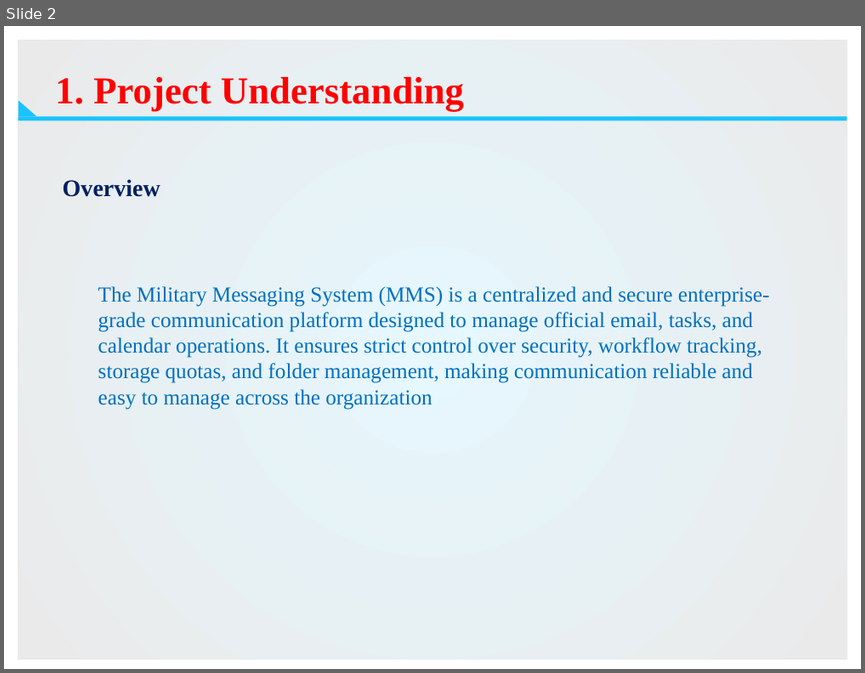
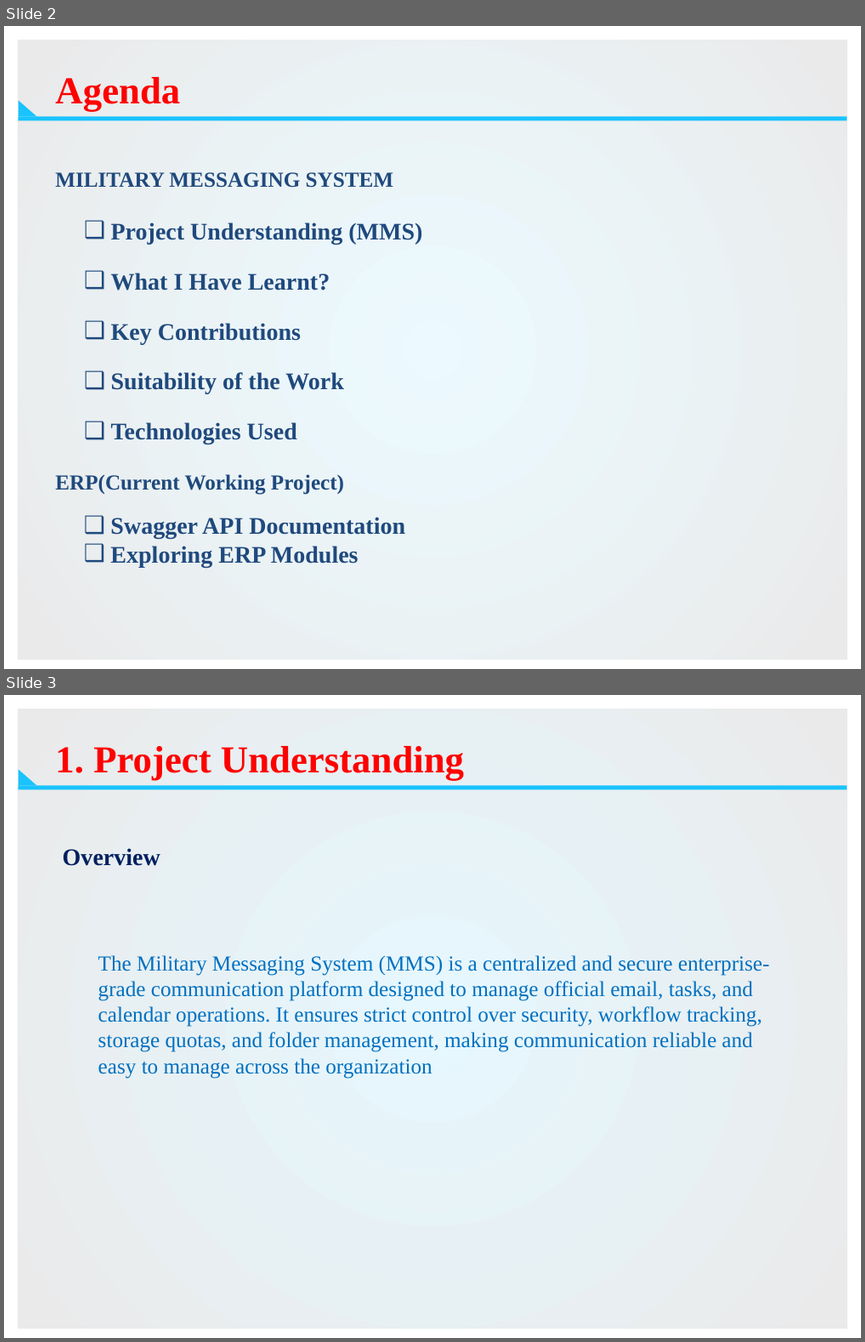
Before and after one commit to ushalaji0505/ERP-API-DOC, a slide deck: mms-bel.pptx. Shown one above the other, each under a label of ours: slide 2 before the commit, slides 2 and 3 after it. The pictures are 865x673 and 865x1342 pixels, drawn with LibreOffice and Linux fonts; fonts in the diff are those of the drawing; background and template pictures are left out. Boxes give left, top, right and bottom in pixels: in the first picture for what was removed or moved away, otherwise in the second. Text is boxed around its words. In the diff, an @@ line names an element or a change of style, - is before the commit and + after.

```diff
--- a/mms-bel.pptx
+++ b/mms-bel.pptx
@@ slide 2 added at box(4, 26, 861, 669), background #FFFFFF; not listed: 3 template elements that a slide beside it also shows @@
@@ title added at box(55, 77, 180, 112), 32 pt, text #FF0000, bold @@
+Agenda
@@ text added at box(55, 172, 394, 188), 18 pt, text #1F497D, bold @@
+MILITARY MESSAGING SYSTEM
@@ text added at box(111, 222, 422, 444), 20 pt, text #1F497D, bold @@
+❑ Project Understanding (MMS)
+❑ What I Have Learnt?
+❑ Key Contributions
+❑ Suitability of the Work
+❑ Technologies Used
@@ text added at box(55, 474, 344, 494), 18 pt, text #1F497D, bold @@
+ERP(Current Working Project)
@@ text added at box(110, 516, 405, 567), 20 pt, text #1F497D, bold @@
+❑ Swagger API Documentation
+❑ Exploring ERP Modules
@@ what was slide 2 is now slide 3 @@
```
Also in this commit, not shown: 3 slides changed, 3 other slides added.
